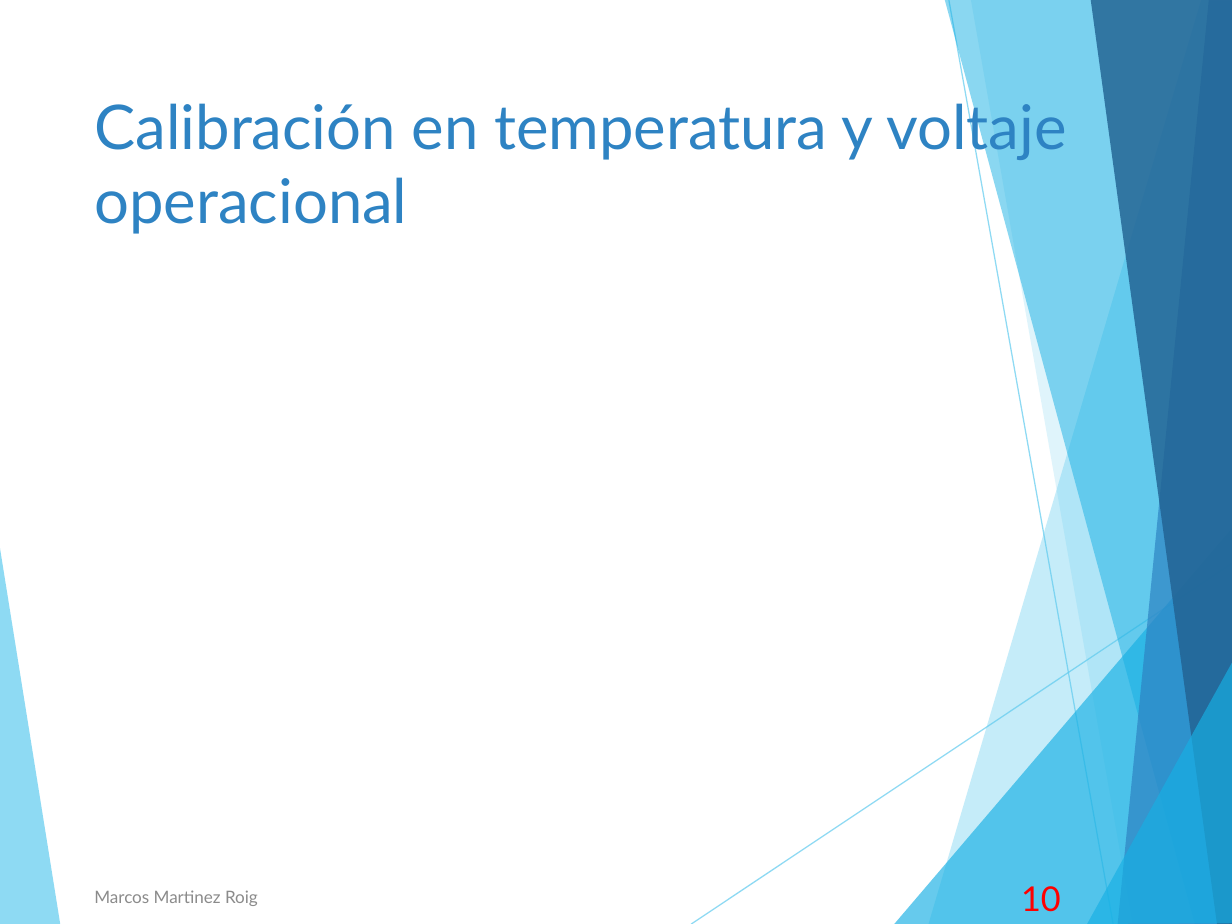
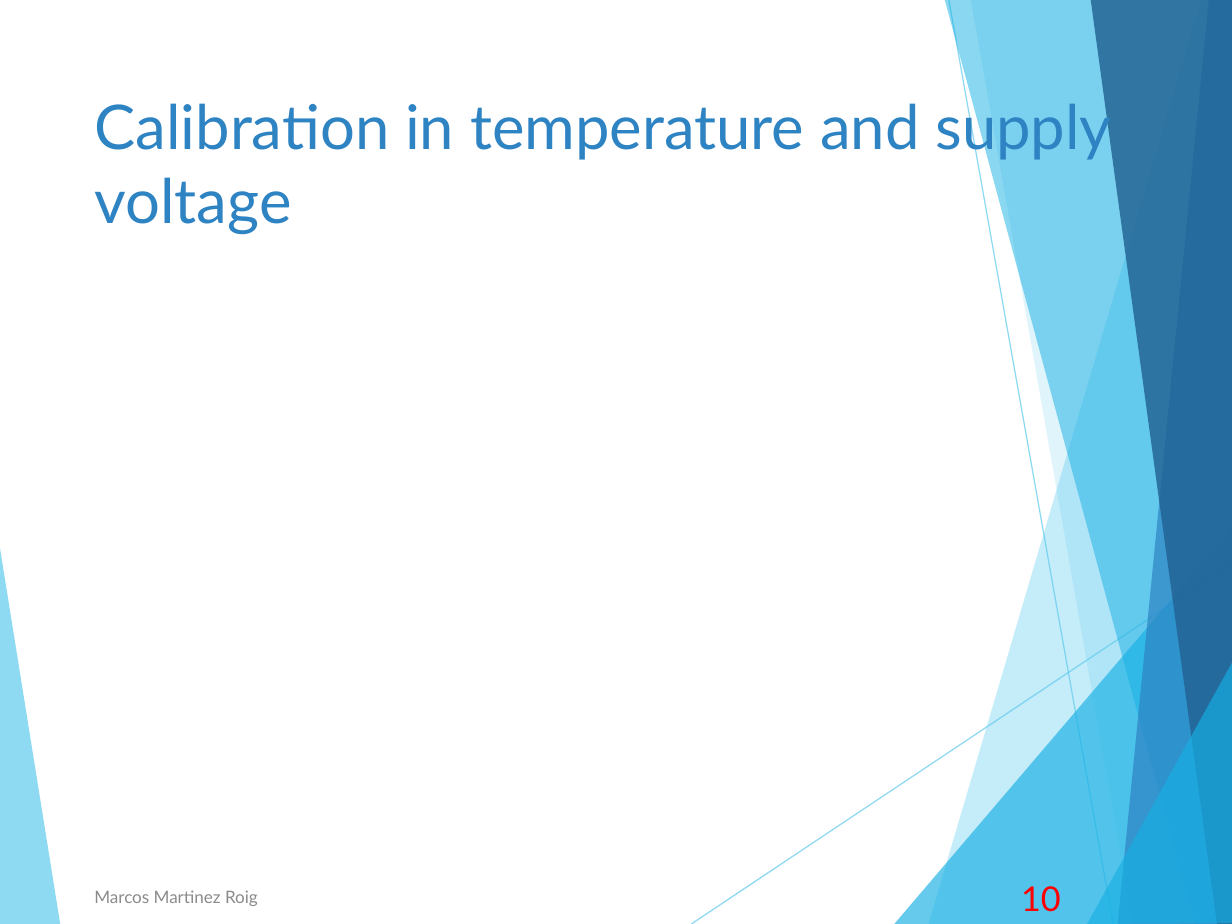
Before and after one commit to josediaz56/TFM-Marcos, a slide deck: slide 13 of Burdeos/presentación1.pptx. Drawn at 1232x924 pixels with LibreOffice and Linux fonts; fonts in the diff are those of the drawing; grey boxes stand for pictures. Boxes give left, top, right and bottom in pixels: in the first picture for what was removed or moved away, otherwise in the second. Text is boxed around its words. In the diff, an @@ line names an element or a change of style, - is before the commit and + after.

```diff
--- a/Burdeos/presentación1.pptx
+++ b/Burdeos/presentación1.pptx
@@ title at (94,96,1111,235): text changed @@
-Calibración en temperatura y voltaje operacional
+Calibration in temperature and supply voltage
```
Also in this commit, not shown: 4 other slides changed, 3 slides added, 1 other file.
